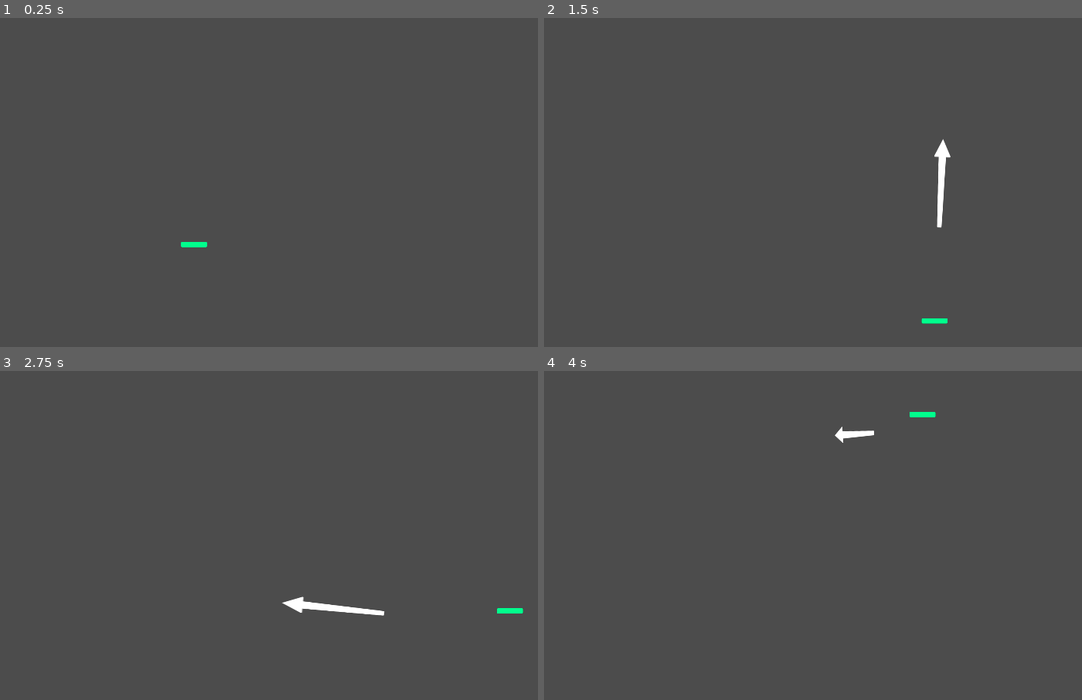
Above: before the commit, frames 1-4 (two rows, left to right).
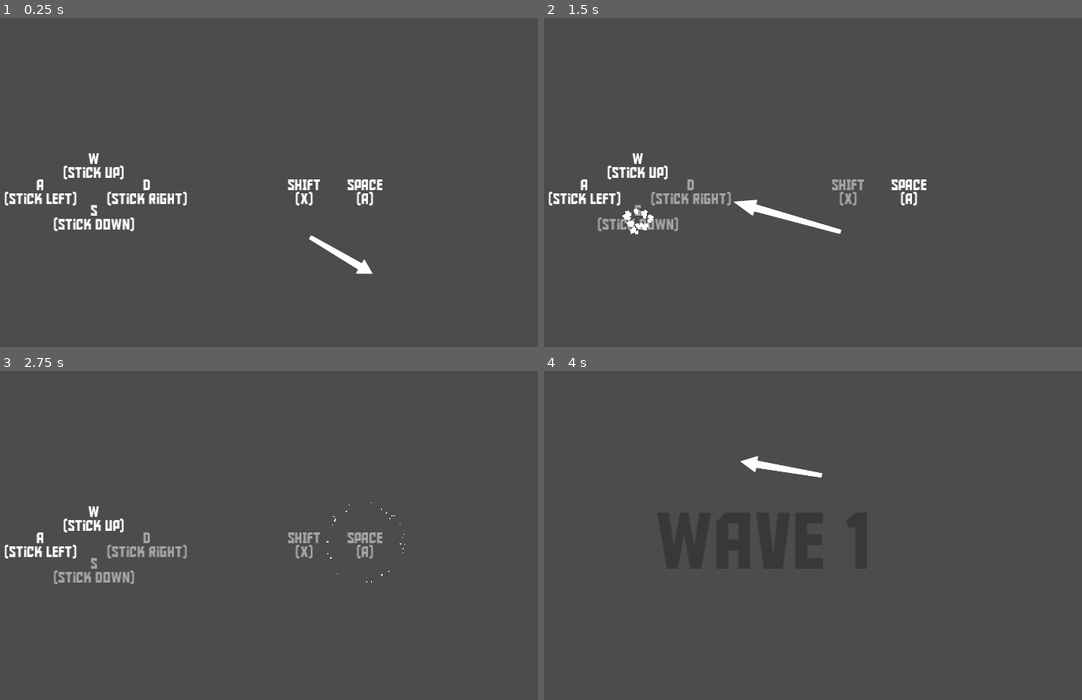
Above: after the commit, the same moments.

Repository: MrEliptik/coots_you
Game: Godot game, scene res://scenes/game/game.tscn
Same seed, same stepped clock (60 frames per second), same inputs: the game is played once before the commit and once after it. Before the commit the project starts from res://scenes/test/test_scene.tscn.
Inputs (mouse positions are in pixels of both pictures, inside the frame that each line leads up to):
- Up to frame 1 (0.25 s): no input
- Up to frame 2 (1.5 s): tap Enter at 0.5 s; move the mouse to (915, 175) at 0.52 s; hold D (right) 0.53-1.28 s; tap Shift (dash) at 0.6, 1.35 s; move the mouse to (651, 208) at 1.27 s; hold S (down) from 1.28 s (still down)
- Up to frame 3 (2.75 s): move the mouse to (295, 469) at 2.02 s; release S (down) at 2.03 s; hold D (right) from 2.03 s (still down); click (295, 469) at 2.1 s; tap Shift (dash) at 2.3 s
- Up to frame 4 (4 s): move the mouse to (748, 614) at 2.77 s; release D (right) at 2.78 s; hold W (up) 2.78-3.53 s; tap Shift (dash) at 2.85, 3.6 s; move the mouse to (963, 598) at 3.52 s; hold A (left) from 3.53 s (still down)

The runs differ from the first frame. In frame 1, 2.4% of the frame differs, in the area x 0-72%, y 41-78%; in frame 2, 2.8%, in the area x 0-76%, y 36-93%; in frame 3, 2.3%; in frame 4, 0.6%.

Commit message:
spawn enemies and objects in waves

Diff:
--- a/project.godot
+++ b/project.godot
@@ -11,7 +11,7 @@
 [application]
 
 config/name="ludwig_jam_2023"
-run/main_scene="res://scenes/test/test_scene.tscn"
+run/main_scene="res://scenes/game/game.tscn"
 config/icon="res://icon.png"
 
 [autoload]
--- a/scenes/enemy/enemy.gd
+++ b/scenes/enemy/enemy.gd
@@ -4,7 +4,7 @@
 
 export var speed: float = 150.0
 export var accel: float = 10.0
-export var push_object_force: float = 150.0
+export var push_object_force: float = 550.0
 
 var velocity: Vector2 = Vector2.ZERO
 var target = null
@@ -12,15 +12,22 @@
 var max_health: float = 100.0
 var health: float = max_health
 var dead: bool = false
+var angle: float = 0.0
+var started: bool = false
+
+onready var health_bar: ProgressBar = $UI/HealthBar
 
 func _ready() -> void:
-	pass
+	var angles: Array = [-65.0, 65.0]
+	angle = deg2rad(angles[randi()%angles.size()])
+	speed += rand_range(-50, 50)
+	health_bar.visible = false
 
 func _process(delta: float) -> void:
 	pass
 
 func _physics_process(delta: float) -> void:
-	if dead: return
+	if dead or not started: return
 	if not pushed:
 		var dir: Vector2 = (target.global_position - global_position).normalized()
 		velocity = lerp(velocity, dir*speed, accel*delta)
@@ -34,25 +41,33 @@
 	var collider = collision.collider
 	if collider.is_in_group("Pushable") and not collider.is_in_group("Enemies"):
 		var normal = -collision.normal
-		var angles: Array = [-65.0, 65.0]
-		# Rotate the normal 45 or -45 degrees
-		normal = normal.rotated(deg2rad(angles[randi()%angles.size()]))
+		normal = normal.rotated(angle)
 
-		collider.push(normal * push_object_force)
+		collider.move_away(normal * push_object_force)
 	elif collider.is_in_group("Walls"):
 		pass
 
-func push(push_vector: Vector2) -> void:
-	pushed = true
+func push(push_vector: Vector2, until_collision: bool = true) -> void:
+	if until_collision:
+		pushed = true
 	velocity = push_vector
 
 func damage(value: float) -> void:
 	health -= value
 	health = clamp(health, 0,max_health)
+	health_bar.value = health
+	if health >= 100.0:
+		health_bar.visible = false
+	else:
+		health_bar.visible = true
 	if health <= 0:
 		die()
 
 func die() -> void:
 	dead = true
-	emit_signal("died")
+	emit_signal("died", self)
 	queue_free()
+
+func _on_SpawnInvicibility_timeout() -> void:
+	$CollisionShape2D.disabled = false
+	started = true
--- a/scenes/enemy/enemy.tscn
+++ b/scenes/enemy/enemy.tscn
@@ -1,15 +1,51 @@
-[gd_scene load_steps=3 format=2]
+[gd_scene load_steps=5 format=2]
 
 [ext_resource path="res://scenes/enemy/enemy.gd" type="Script" id=1]
 
 [sub_resource type="RectangleShape2D" id=1]
 extents = Vector2( 35, 35 )
 
+[sub_resource type="StyleBoxFlat" id=2]
+bg_color = Color( 1, 0, 0.309804, 1 )
+corner_radius_top_left = 3
+corner_radius_top_right = 3
+corner_radius_bottom_right = 3
+corner_radius_bottom_left = 3
+
+[sub_resource type="StyleBoxFlat" id=3]
+bg_color = Color( 0.0941176, 0.0941176, 0.0941176, 1 )
+corner_radius_top_left = 3
+corner_radius_top_right = 3
+corner_radius_bottom_right = 3
+corner_radius_bottom_left = 3
+
 [node name="Enemy" type="KinematicBody2D" groups=["Enemies", "Pushable"]]
 collision_layer = 2
-collision_mask = 2
+collision_mask = 0
 script = ExtResource( 1 )
 
 [node name="CollisionShape2D" type="CollisionShape2D" parent="."]
 modulate = Color( 1, 0, 0.94902, 1 )
 shape = SubResource( 1 )
+disabled = true
+
+[node name="SpawnInvicibility" type="Timer" parent="."]
+wait_time = 0.5
+one_shot = true
+autostart = true
+
+[node name="UI" type="Control" parent="."]
+margin_right = 40.0
+margin_bottom = 40.0
+
+[node name="HealthBar" type="ProgressBar" parent="UI"]
+margin_left = -40.0
+margin_top = -56.0
+margin_right = 40.0
+margin_bottom = -40.0
+custom_styles/fg = SubResource( 2 )
+custom_styles/bg = SubResource( 3 )
+value = 100.0
+percent_visible = false
+
+[connection signal="timeout" from="SpawnInvicibility" to="." method="_on_SpawnInvicibility_timeout"]
--- a/scenes/game/game.tscn
+++ b/scenes/game/game.tscn
@@ -1,9 +1,11 @@
-[gd_scene load_steps=6 format=2]
+[gd_scene load_steps=8 format=2]
 
 [ext_resource path="res://scenes/game/scripts/game.gd" type="Script" id=1]
 [ext_resource path="res://scenes/spawner/spawn_manager.tscn" type="PackedScene" id=2]
 [ext_resource path="res://scenes/player/player.tscn" type="PackedScene" id=3]
 [ext_resource path="res://scenes/ui/fonts/aldo_the_apache/AldotheApache.ttf" type="DynamicFontData" id=4]
+[ext_resource path="res://scenes/ui/tutorial/tutorial.tscn" type="PackedScene" id=5]
+[ext_resource path="res://scenes/game/scripts/wave.gd" type="Script" id=7]
 
 [sub_resource type="DynamicFont" id=1]
 size = 250
@@ -22,10 +24,12 @@
 margin_bottom = 640.0
 grow_horizontal = 2
 grow_vertical = 2
+rect_pivot_offset = Vector2( 332, 104 )
 custom_fonts/font = SubResource( 1 )
 text = "WAVE 1"
 align = 1
 valign = 1
+script = ExtResource( 7 )
 
 [node name="StaticBody2D" type="StaticBody2D" parent="." groups=["Walls"]]
 collision_layer = 3
@@ -39,80 +43,302 @@
 polygon = PoolVector2Array( 64, 64, 64, 1024, 1856, 1024, 1856, 64, 64, 64, 0, 0, 1920, 0, 1920, 1088, 0, 1080, 0, 8 )
 
 [node name="Player" parent="." instance=ExtResource( 3 )]
-position = Vector2( 912, 544 )
+position = Vector2( 960, 540 )
+
+[node name="Objects" type="Node2D" parent="."]
+__meta__ = {
+"_edit_lock_": true
+}
 
 [node name="SpawnPoints" type="Node" parent="."]
 
 [node name="Position2D17" type="Position2D" parent="SpawnPoints"]
 position = Vector2( 264, 232 )
+__meta__ = {
+"_edit_lock_": true
+}
 
 [node name="Position2D2" type="Position2D" parent="SpawnPoints"]
 position = Vector2( 1048, 208 )
+__meta__ = {
+"_edit_lock_": true
+}
 
 [node name="Position2D3" type="Position2D" parent="SpawnPoints"]
 position = Vector2( 1448, 568 )
 rotation = -1.0472
+__meta__ = {
+"_edit_lock_": true
+}
 
 [node name="Position2D4" type="Position2D" parent="SpawnPoints"]
 position = Vector2( 1536, 816 )
 rotation = -1.0472
+__meta__ = {
+"_edit_lock_": true
+}
 
 [node name="Position2D5" type="Position2D" parent="SpawnPoints"]
 position = Vector2( 944, 696 )
 rotation = -1.0472
+__meta__ = {
+"_edit_lock_": true
+}
 
 [node name="Position2D15" type="Position2D" parent="SpawnPoints"]
 position = Vector2( 1144, 824 )
 rotation = -1.0472
+__meta__ = {
+"_edit_lock_": true
+}
 
 [node name="Position2D6" type="Position2D" parent="SpawnPoints"]
 position = Vector2( 664, 808 )
 rotation = -1.0472
+__meta__ = {
+"_edit_lock_": true
+}
 
 [node name="Position2D7" type="Position2D" parent="SpawnPoints"]
 position = Vector2( 264, 864 )
 rotation = -1.0472
+__meta__ = {
+"_edit_lock_": true
+}
 
 [node name="Position2D8" type="Position2D" parent="SpawnPoints"]
 position = Vector2( 432, 400 )
 rotation = -1.0472
+__meta__ = {
+"_edit_lock_": true
+}
 
 [node name="Position2D9" type="Position2D" parent="SpawnPoints"]
 position = Vector2( 600, 552 )
 rotation = -1.0472
+__meta__ = {
+"_edit_lock_": true
+}
 
 [node name="Position2D10" type="Position2D" parent="SpawnPoints"]
 position = Vector2( 600, 552 )
 rotation = -1.0472
+__meta__ = {
+"_edit_lock_": true
+}
 
 [node name="Position2D16" type="Position2D" parent="SpawnPoints"]
 position = Vector2( 240, 648 )
 rotation = -1.0472
+__meta__ = {
+"_edit_lock_": true
+}
 
 [node name="Position2D11" type="Position2D" parent="SpawnPoints"]
 position = Vector2( 648, 248 )
 rotation = -1.0472
+__meta__ = {
+"_edit_lock_": true
+}
 
 [node name="Position2D12" type="Position2D" parent="SpawnPoints"]
 position = Vector2( 856, 456 )
 rotation = -1.0472
+__meta__ = {
+"_edit_lock_": true
+}
 
 [node name="Position2D13" type="Position2D" parent="SpawnPoints"]
 position = Vector2( 1192, 440 )
 rotation = -1.309
+__meta__ = {
+"_edit_lock_": true
+}
 
 [node name="Position2D14" type="Position2D" parent="SpawnPoints"]
 position = Vector2( 1424, 248 )
 rotation = -1.309
+__meta__ = {
+"_edit_lock_": true
+}
 
 [node name="Position2D18" type="Position2D" parent="SpawnPoints"]
 position = Vector2( 1640, 376 )
 rotation = -1.309
+__meta__ = {
+"_edit_lock_": true
+}
+
+[node name="SpawnPointsObject" type="Node" parent="."]
+
+[node name="Position2D" type="Position2D" parent="SpawnPointsObject"]
+position = Vector2( 464, 216 )
+__meta__ = {
+"_edit_lock_": true
+}
+
+[node name="Position2D2" type="Position2D" parent="SpawnPointsObject"]
+position = Vector2( 216, 416 )
+__meta__ = {
+"_edit_lock_": true
+}
+
+[node name="Position2D3" type="Position2D" parent="SpawnPointsObject"]
+position = Vector2( 256, 768 )
+__meta__ = {
+"_edit_lock_": true
+}
+
+[node name="Position2D4" type="Position2D" parent="SpawnPointsObject"]
+position = Vector2( 496, 920 )
+__meta__ = {
+"_edit_lock_": true
+}
+
+[node name="Position2D5" type="Position2D" parent="SpawnPointsObject"]
+position = Vector2( 512, 696 )
+__meta__ = {
+"_edit_lock_": true
+}
+
+[node name="Position2D6" type="Position2D" parent="SpawnPointsObject"]
+position = Vector2( 768, 672 )
+__meta__ = {
+"_edit_lock_": true
+}
+
+[node name="Position2D7" type="Position2D" parent="SpawnPointsObject"]
+position = Vector2( 904, 840 )
+__meta__ = {
+"_edit_lock_": true
+}
+
+[node name="Position2D8" type="Position2D" parent="SpawnPointsObject"]
+position = Vector2( 1224, 936 )
+__meta__ = {
+"_edit_lock_": true
+}
+
+[node name="Position2D9" type="Position2D" parent="SpawnPointsObject"]
+position = Vector2( 1344, 776 )
+__meta__ = {
+"_edit_lock_": true
+}
+
+[node name="Position2D10" type="Position2D" parent="SpawnPointsObject"]
+position = Vector2( 1632, 888 )
+__meta__ = {
+"_edit_lock_": true
+}
+
+[node name="Position2D11" type="Position2D" parent="SpawnPointsObject"]
+position = Vector2( 1688, 632 )
+__meta__ = {
+"_edit_lock_": true
+}
+
+[node name="Position2D12" type="Position2D" parent="SpawnPointsObject"]
+position = Vector2( 1376, 448 )
+__meta__ = {
+"_edit_lock_": true
+}
+
+[node name="Position2D13" type="Position2D" parent="SpawnPointsObject"]
+position = Vector2( 1656, 208 )
+__meta__ = {
+"_edit_lock_": true
+}
+
+[node name="Position2D14" type="Position2D" parent="SpawnPointsObject"]
+position = Vector2( 1253, 184 )
+__meta__ = {
+"_edit_lock_": true
+}
+
+[node name="Position2D15" type="Position2D" parent="SpawnPointsObject"]
+position = Vector2( 1120, 328 )
+__meta__ = {
+"_edit_lock_": true
+}
+
+[node name="Position2D16" type="Position2D" parent="SpawnPointsObject"]
+position = Vector2( 856, 232 )
+__meta__ = {
+"_edit_lock_": true
+}
+
+[node name="Position2D17" type="Position2D" parent="SpawnPointsObject"]
+position = Vector2( 672, 176 )
+__meta__ = {
+"_edit_lock_": true
+}
+
+[node name="Position2D18" type="Position2D" parent="SpawnPointsObject"]
+position = Vector2( 184, 176 )
+__meta__ = {
+"_edit_lock_": true
+}
+
+[node name="Position2D19" type="Position2D" parent="SpawnPointsObject"]
+position = Vector2( 176, 952 )
+__meta__ = {
+"_edit_lock_": true
+}
+
+[node name="SpawnPointsObjectStart" type="Node" parent="."]
+
+[node name="Position2D6" type="Position2D" parent="SpawnPointsObjectStart"]
+position = Vector2( 712, 640 )
+__meta__ = {
+"_edit_lock_": true
+}
+
+[node name="Position2D8" type="Position2D" parent="SpawnPointsObjectStart"]
+position = Vector2( 704, 424 )
+__meta__ = {
+"_edit_lock_": true
+}
+
+[node name="Position2D7" type="Position2D" parent="SpawnPointsObjectStart"]
+position = Vector2( 928, 792 )
+__meta__ = {
+"_edit_lock_": true
+}
+
+[node name="Position2D9" type="Position2D" parent="SpawnPointsObjectStart"]
+position = Vector2( 1185, 672 )
+__meta__ = {
+"_edit_lock_": true
+}
+
+[node name="Position2D15" type="Position2D" parent="SpawnPointsObjectStart"]
+position = Vector2( 1120, 328 )
+__meta__ = {
+"_edit_lock_": true
+}
+
+[node name="Position2D16" type="Position2D" parent="SpawnPointsObjectStart"]
+position = Vector2( 848, 280 )
+__meta__ = {
+"_edit_lock_": true
+}
 
 [node name="SpawnManager" parent="." instance=ExtResource( 2 )]
 spawn_points_container_path = NodePath("../SpawnPoints")
 player_path = NodePath("../Player")
+spawn_points_object_container_path = NodePath("../SpawnPointsObject")
+spawn_points_object_start_container_path = NodePath("../SpawnPointsObjectStart")
+objects_container_path = NodePath("../Objects")
 
 [node name="CanvasLayer" type="CanvasLayer" parent="."]
 
+[node name="UILayer" type="CanvasLayer" parent="."]
+
+[node name="Tutorial" parent="UILayer" instance=ExtResource( 5 )]
+__meta__ = {
+"_edit_lock_": true
+}
+
 [connection signal="started" from="Player" to="." method="_on_Player_started"]
+[connection signal="wave_cleared" from="SpawnManager" to="." method="_on_SpawnManager_wave_cleared"]
+[connection signal="tutorial_done" from="UILayer/Tutorial" to="." method="_on_Tutorial_tutorial_done"]
--- a/scenes/game/scripts/game.gd
+++ b/scenes/game/scripts/game.gd
@@ -2,21 +2,40 @@
 
 var started: bool = false
 var current_wave: int = 1
-var enemies_per_wave: int = 3
-var max_enemies_spawned: int = 4
+var enemies_per_wave: int = 2
+#var enemies_per_wave: int = 5
+var objects_per_wave: int = 2
 var objects_in_game: int = 0
 
+var tween: SceneTreeTween
+
 onready var spawn_manager: Node = $SpawnManager
+onready var wave: Label = $Wave
 
 func _ready() -> void:
 	randomize()
 
 func next_wave() -> void:
-	pass
+	current_wave += 1
+	wave.set_wave(current_wave)
+	if current_wave%2:
+		enemies_per_wave += 1
+	if current_wave%3:
+		objects_per_wave += 1
+	spawn_manager.start(enemies_per_wave, objects_per_wave)
 
 func upgrade() -> void:
 	pass
 
 func _on_Player_started() -> void:
+	pass
+#	started = true
+#	spawn_manager.start()
+
+func _on_Tutorial_tutorial_done() -> void:
 	started = true
-	spawn_manager.start()
+	spawn_manager.start(enemies_per_wave, objects_per_wave)
+	wave.appear()
+
+func _on_SpawnManager_wave_cleared() -> void:
+	next_wave()
--- /dev/null
+++ b/scenes/game/scripts/wave.gd
@@ -0,0 +1,26 @@
+extends Label
+
+var tween: SceneTreeTween
+
+func _ready() -> void:
+	rect_scale = Vector2.ZERO
+
+func appear() -> void:
+	if tween and tween.is_running():
+		tween.kill()
+	tween = get_tree().create_tween().set_ease(Tween.EASE_OUT).set_trans(Tween.TRANS_ELASTIC)
+	tween.tween_property(self, "rect_scale", Vector2.ONE, 0.2)
+
+func disappear() -> void:
+	if tween and tween.is_running():
+		tween.kill()
+	tween = get_tree().create_tween().set_ease(Tween.EASE_IN_OUT).set_trans(Tween.TRANS_CUBIC)
+	tween.tween_property(self, "rect_scale", Vector2.ZERO, 0.35)
+
+func set_wave(wave: int) -> void:
+	if tween and tween.is_running():
+		tween.kill()
+	tween = get_tree().create_tween()
+	tween.tween_property(self, "rect_scale", Vector2(1.25, 1.25), 0.2).set_ease(Tween.EASE_OUT).set_trans(Tween.TRANS_ELASTIC)
+	tween.tween_callback(self, "set_text", ["WAVE " + str(wave)])
+	tween.tween_property(self, "rect_scale", Vector2.ONE, 0.2).set_ease(Tween.EASE_OUT).set_trans(Tween.TRANS_ELASTIC)
--- a/scenes/objects/scripts/object.gd
+++ b/scenes/objects/scripts/object.gd
@@ -1,4 +1,6 @@
 extends KinematicBody2D
+
+signal destroyed(which)
 
 export var friction: float = 2.0
 export var heal_amount_kill_enemy: float = 20.0
@@ -7,9 +9,13 @@
 
 var pushed: bool = false
 var damage_direct: float = 100.0
-var damage_bounce: float = 50.0
+var damage_bounce: float = 25.0
 
 var has_bounced: bool = false
+var max_health: float = 100.0
+var health: float = max_health
+var damage_walls: float = 15.0
+var damage_enemies: float = 50.0
 
 func _ready() -> void:
 	pass
@@ -25,16 +31,22 @@
 	if collider.is_in_group("Walls"):
 		has_bounced = true
 		velocity = velocity.bounce(collision.normal) * 0.6
+		set_health(-damage_walls)
 	elif collider.is_in_group("Pushable"):
-		collider.push(-collision.normal * velocity.length() * 0.5)
-		velocity = velocity.bounce(collision.normal) * 0.3
+		if collider.is_in_group("Enemies"):
+			collider.push(-collision.normal * velocity.length() * 0.6, false)
+		else:
+			collider.push(-collision.normal * velocity.length() * 0.5)
 
-		if collider.has_method("damage") and pushed:
+		velocity = velocity.bounce(collision.normal) * 0.6
+
+		if collider.has_method("damage") and (pushed or has_bounced):
 			if has_bounced:
 				collider.damage(damage_bounce)
 			else:
 				collider.damage(damage_direct)
 			if collider.is_in_group("Enemies") and collider.dead:
+				set_health(-damage_enemies)
 				# Heal the player
 				EventBus.emit_heal(heal_amount_kill_enemy)
 
@@ -46,7 +58,21 @@
 
 	pushed = false
 
+func set_health(amount: float) -> void:
+	health += amount
+	health = clamp(health, 0, max_health)
+	if health <= 0:
+		explode()
+
+func explode() -> void:
+	emit_signal("destroyed", self)
+	queue_free()
+
 func push(push_vector: Vector2) -> void:
 	pushed = true
 	has_bounced = false
 	velocity = push_vector
+
+func move_away(push_vector: Vector2) -> void:
+	has_bounced = false
+	velocity = push_vector
--- a/scenes/player/scripts/player.gd
+++ b/scenes/player/scripts/player.gd
@@ -35,6 +35,7 @@
 
 func _ready() -> void:
 	EventBus.connect("heal", self, "on_heal")
+	health_bar.visible = false
 
 func _process(delta: float) -> void:
 	if attacking or dashing or dead: return
@@ -103,6 +104,10 @@
 	health += amount
 	health = clamp(health, 0, max_health)
 	health_bar.value = health
+	if health >= 100.0:
+		health_bar.visible = false
+	else:
+		health_bar.visible = true
 	if health <= 0:
 		die()
 
--- a/scenes/spawner/scripts/spawn_manager.gd
+++ b/scenes/spawner/scripts/spawn_manager.gd
@@ -1,49 +1,139 @@
 extends Node
 
+signal wave_cleared()
+
 export var spawner: PackedScene = preload("res://scenes/spawner/spawner.tscn")
+export var object: PackedScene = preload("res://scenes/objects/object.tscn")
 export var spawn_points_container_path: NodePath
 export var player_path: NodePath
+export var spawn_points_object_container_path: NodePath
+export var spawn_points_object_start_container_path: NodePath
+export var objects_container_path: NodePath
 
 var positions: Array = []
+var current_enemies: Array = []
+var objects: Array = []
+var amount_to_spawn_enemies: int = 1
+var amount_to_spawn_objects: int = 3
+var max_enemies_spawn: int = 4
+var spawn_tween: SceneTreeTween
 
 onready var spawn_points_container = get_node(spawn_points_container_path)
+onready var spawn_points_object_container = get_node(spawn_points_object_container_path)
+onready var spawn_points_object_start_container = get_node(spawn_points_object_start_container_path)
 onready var player = get_node(player_path)
+onready var objects_container = get_node(objects_container_path)
 
 func _ready() -> void:
-	pass
+	spawn_objects(objects_container, amount_to_spawn_objects)
 
-func fill_in_positions_and_shuffle() -> void:
-	for x in spawn_points_container.get_children():
+func fill_in_positions_and_shuffle(container) -> Array:
+	var positions: Array = []
+	for x in container.get_children():
 		positions.append(x.global_position)
 		positions.shuffle()
+	return positions
 
-func start() -> void:
+func start(enemies_amount: int, objects_amount: int) -> void:
+	amount_to_spawn_enemies = enemies_amount
+	amount_to_spawn_objects = objects_amount
 	$WaitTimer.start(1.0)
 
 func stop() -> void:
 	$WaitTimer.stop()
 
-func get_random_spawn_location(poses: Array) -> Vector2:
+func _on_WaitTimer_timeout() -> void:
+	var pos = get_random_spawn_location(positions)
+	var spawner_needed: int = 1
+	var last_spawner_amount: int = 0
+	# Calculate how many enemies we have to spawn
+	# If higher than max_enemies_spawn, calculate how many spawner of 4 enmies
+	# we need, and spawn them random amount in the future
+	if amount_to_spawn_enemies > max_enemies_spawn:
+		spawner_needed = ceil(float(amount_to_spawn_enemies)/float(max_enemies_spawn))
+		if spawner_needed < 1 or spawner_needed == 0:
+			spawner_needed = 1
+
+		last_spawner_amount = amount_to_spawn_enemies % max_enemies_spawn
+	else:
+		last_spawner_amount = amount_to_spawn_enemies
+
+	if spawn_tween and spawn_tween.is_running():
+		spawn_tween.kill()
+	spawn_tween = get_tree().create_tween()
+
+	for i in range(spawner_needed):
+		var amount = int(float(amount_to_spawn_enemies)/float(max_enemies_spawn)) * max_enemies_spawn
+		# Last spawner
+		if i == (spawner_needed - 1):
+			spawn_tween.tween_callback(self, "spawn_spawner", [get_parent(), pos, last_spawner_amount])
+		else:
+			spawn_tween.tween_callback(self, "spawn_spawner", [get_parent(), pos, amount])
+			spawn_tween.tween_interval(rand_range(4.0, 8.0))
+
+#	spawn_spawner(get_parent(), pos, amount_to_spawn_enemies)
+	spawn_objects(objects_container, amount_to_spawn_objects)
+
+##### ENEMIES #####
+func get_random_spawn_location(positions: Array) -> Vector2:
 #	var available_nodes = spawn_points_container.get_children()
 #	var location: Vector2 = Vector2.ZERO
 #
 #	location = available_nodes[randi()%available_nodes.size()].global_position
 
-	if poses.empty():
-		fill_in_positions_and_shuffle()
+	if positions.empty():
+		positions = fill_in_positions_and_shuffle(spawn_points_container)
 
-	var location: Vector2 = poses.pop_back()
+	var location: Vector2 = positions.pop_back()
 
 	return location
 
-func spawn_spawner(parent, pos: Vector2) -> void:
+func spawn_spawner(parent, pos: Vector2, amount: int) -> void:
 	var instance = spawner.instance()
 	instance.player = player
+	instance.amount_to_spawn = amount
 	parent.add_child(instance)
 	instance.global_position = pos
+	instance.connect("spawned", self, "on_enemies_spawned")
 
-func _on_WaitTimer_timeout() -> void:
-	var pos = get_random_spawn_location(positions)
-	spawn_spawner(get_parent(), pos)
-#	for i in range(10):
-#		pass
+func clear_currrent_enemies_list() -> void:
+	current_enemies.clear()
+
+func on_enemies_spawned(enemies: Array) -> void:
+	current_enemies.append_array(enemies)
+	for enemy in enemies:
+		enemy.connect("died", self, "on_enemy_died")
+
+func on_enemy_died(which) -> void:
+	current_enemies.erase(which)
+	if current_enemies.empty():
+		emit_signal("wave_cleared")
+
+##### OBJECTS #####
+func get_random_object_position(poses: Array) -> Vector2:
+	var pos: Vector2 = Vector2.ZERO
+	if poses.empty():
+		poses = fill_in_positions_and_shuffle(spawn_points_container)
+
+	pos = poses.pop_back()
+	return pos
+
+func spawn_objects(parent, amount: int) -> void:
+	if objects.size() > 5: return
+
+	# Spawn only the amount of objects to not go higher than 5
+	amount = amount - objects.size()
+
+	var poses: Array = []
+	for point in spawn_points_object_start_container.get_children():
+		poses.append(point.global_position)
+
+	for i in range(amount):
+		var instance = object.instance()
+		parent.add_child(instance)
+		instance.global_position = get_random_object_position(poses)
+		instance.connect("destroyed", self, "on_object_destroyed")
+		objects.append(instance)
+
+func on_object_destroyed(which) -> void:
+	objects.erase(which)
--- a/scenes/spawner/scripts/spawner.gd
+++ b/scenes/spawner/scripts/spawner.gd
@@ -1,4 +1,6 @@
 extends Node2D
+
+signal spawned(enemies)
 
 export var enemy: PackedScene = preload("res://scenes/enemy/enemy.tscn")
 
@@ -7,6 +9,7 @@
 var player = null
 
 var positions: Array = []
+var enemies: Array = []
 
 func _ready() -> void:
 	pass
@@ -16,28 +19,37 @@
 		positions.append(x.global_position)
 		positions.shuffle()
 
-func spawn() -> void:
+func spawn(amount: int) -> void:
 	if tween and tween.is_active():
 		tween.kill()
 
-	if positions.empty():
-		fill_in_positions_and_shuffle()
+	for i in range(amount):
+		if positions.empty():
+			fill_in_positions_and_shuffle()
 
-	var pos: Vector2 = positions.pop_back()
+		var pos: Vector2 = positions.pop_back()
 
-	tween = get_tree().create_tween()
-	tween.tween_callback(self, "spawn_enemy", [get_parent(), pos])
+		tween = get_tree().create_tween()
+		tween.tween_callback(self, "spawn_enemy", [get_parent(), pos])
+		tween.tween_interval(0.3)
+	tween.tween_callback(self, "emit_signal", ["spawned", enemies])
 	tween.tween_interval(0.3)
+	tween.tween_callback(self, "disappear")
+
+func disappear() -> void:
+	#TODO: add animation
+	queue_free()
 
 func spawn_enemy(parent, pos: Vector2) -> void:
 	var instance = enemy.instance()
 	instance.target = player
 	parent.add_child(instance)
 	instance.global_position = pos
+	enemies.append(instance)
 
 func _on_AnimationPlayer_animation_finished(anim_name: String) -> void:
 	if anim_name == "appear":
 		# Fill in position after we appeared to make sure that we get
 		# the right position. If we do it too early, the node is not moved yet
 		fill_in_positions_and_shuffle()
-		spawn()
+		spawn(amount_to_spawn)
--- a/scenes/ui/tutorial/scripts/tutorial.gd
+++ b/scenes/ui/tutorial/scripts/tutorial.gd
@@ -11,6 +11,8 @@
 
 var inputs_activated = [false, false, false, false, false, false]
 var tutorial_done: bool = false
+
+var tween: SceneTreeTween
 
 func _ready() -> void:
 	pass
@@ -49,5 +51,13 @@
 			space.get_child(0).emitting = true
 
 	if not false in inputs_activated:
+		disappear()
 		tutorial_done = true
 		emit_signal("tutorial_done")
+
+func disappear() -> void:
+	if tween and tween.is_running():
+		tween.kill()
+	tween = get_tree().create_tween().set_ease(Tween.EASE_IN_OUT).set_trans(Tween.TRANS_CUBIC)
+	tween.tween_property(self, "modulate:a", 0.0, 0.5)
+	tween.tween_callback(self, "queue_free")
--- a/scenes/ui/tutorial/tutorial.tscn
+++ b/scenes/ui/tutorial/tutorial.tscn
@@ -145,9 +145,9 @@
 anchor_top = 0.5
 anchor_right = 0.5
 anchor_bottom = 0.5
-margin_left = 72.0
+margin_left = 153.0
 margin_top = -84.0
-margin_right = 400.0
+margin_right = 481.0
 margin_bottom = 84.0
 
 [node name="Shift" type="Label" parent="Control2"]
